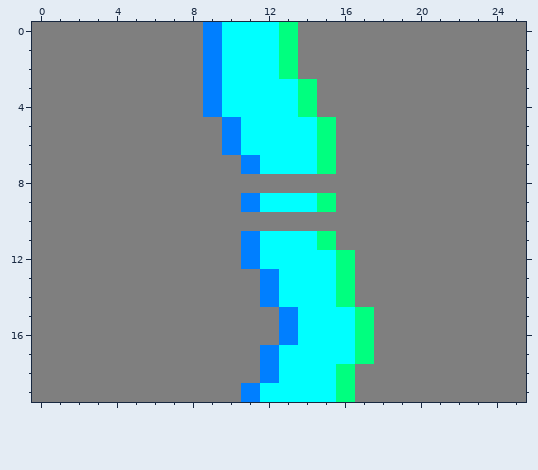
Pixel-art sprite -- data/maps/level3_bg.png. Above: the version before the commit.
The file is 26x20 pixels.
Now the later version:
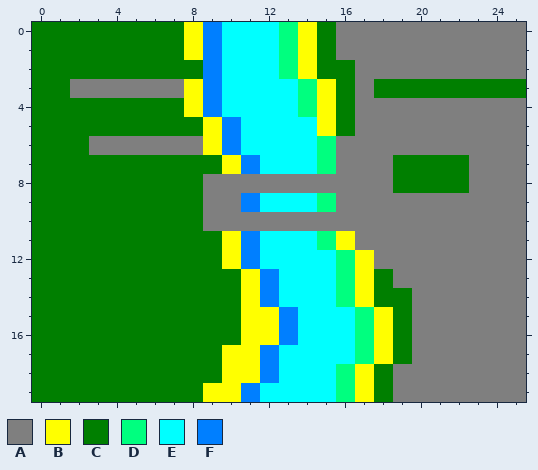
Palette (. is transparent): A #7f7f7f  B #ffff00  C #007f00  D #00ff7f  E #00ffff  F #007fff
Changes in this commit:
@@ x 0..25 @@
- 0 AAAAAAAAAFEEEDAAAAAAAAAAAA
- 1 AAAAAAAAAFEEEDAAAAAAAAAAAA
- 2 AAAAAAAAAFEEEDAAAAAAAAAAAA
- 3 AAAAAAAAAFEEEEDAAAAAAAAAAA
- 4 AAAAAAAAAFEEEEDAAAAAAAAAAA
- 5 AAAAAAAAAAFEEEEDAAAAAAAAAA
- 6 AAAAAAAAAAFEEEEDAAAAAAAAAA
- 7 AAAAAAAAAAAFEEEDAAAAAAAAAA
- 8 AAAAAAAAAAAAAAAAAAAAAAAAAA
- 9 AAAAAAAAAAAFEEEDAAAAAAAAAA
-10 AAAAAAAAAAAAAAAAAAAAAAAAAA
-11 AAAAAAAAAAAFEEEDAAAAAAAAAA
-12 AAAAAAAAAAAFEEEEDAAAAAAAAA
-13 AAAAAAAAAAAAFEEEDAAAAAAAAA
-14 AAAAAAAAAAAAFEEEDAAAAAAAAA
-15 AAAAAAAAAAAAAFEEEDAAAAAAAA
-16 AAAAAAAAAAAAAFEEEDAAAAAAAA
-17 AAAAAAAAAAAAFEEEEDAAAAAAAA
-18 AAAAAAAAAAAAFEEEDAAAAAAAAA
-19 AAAAAAAAAAAFEEEEDAAAAAAAAA
+ 0 CCCCCCCCBFEEEDBCAAAAAAAAAA
+ 1 CCCCCCCCBFEEEDBCAAAAAAAAAA
+ 2 CCCCCCCCCFEEEDBCCAAAAAAAAA
+ 3 CCAAAAAABFEEEEDBCACCCCCCCC
+ 4 CCCCCCCCBFEEEEDBCAAAAAAAAA
+ 5 CCCCCCCCCBFEEEEBCAAAAAAAAA
+ 6 CCCAAAAAABFEEEEDAAAAAAAAAA
+ 7 CCCCCCCCCCBFEEEDAAACCCCAAA
+ 8 CCCCCCCCCAAAAAAAAAACCCCAAA
+ 9 CCCCCCCCCAAFEEEDAAAAAAAAAA
+10 CCCCCCCCCAAAAAAAAAAAAAAAAA
+11 CCCCCCCCCCBFEEEDBAAAAAAAAA
+12 CCCCCCCCCCBFEEEEDBAAAAAAAA
+13 CCCCCCCCCCCBFEEEDBCAAAAAAA
+14 CCCCCCCCCCCBFEEEDBCCAAAAAA
+15 CCCCCCCCCCCBBFEEEDBCAAAAAA
+16 CCCCCCCCCCCBBFEEEDBCAAAAAA
+17 CCCCCCCCCCBBFEEEEDBCAAAAAA
+18 CCCCCCCCCCBBFEEEDBCAAAAAAA
+19 CCCCCCCCCBBFEEEEDBCAAAAAAA
Boxes around the changes in both pictures, in picture pixels (x1, y1, x2, y2):
changed: (32, 22, 526, 402)
